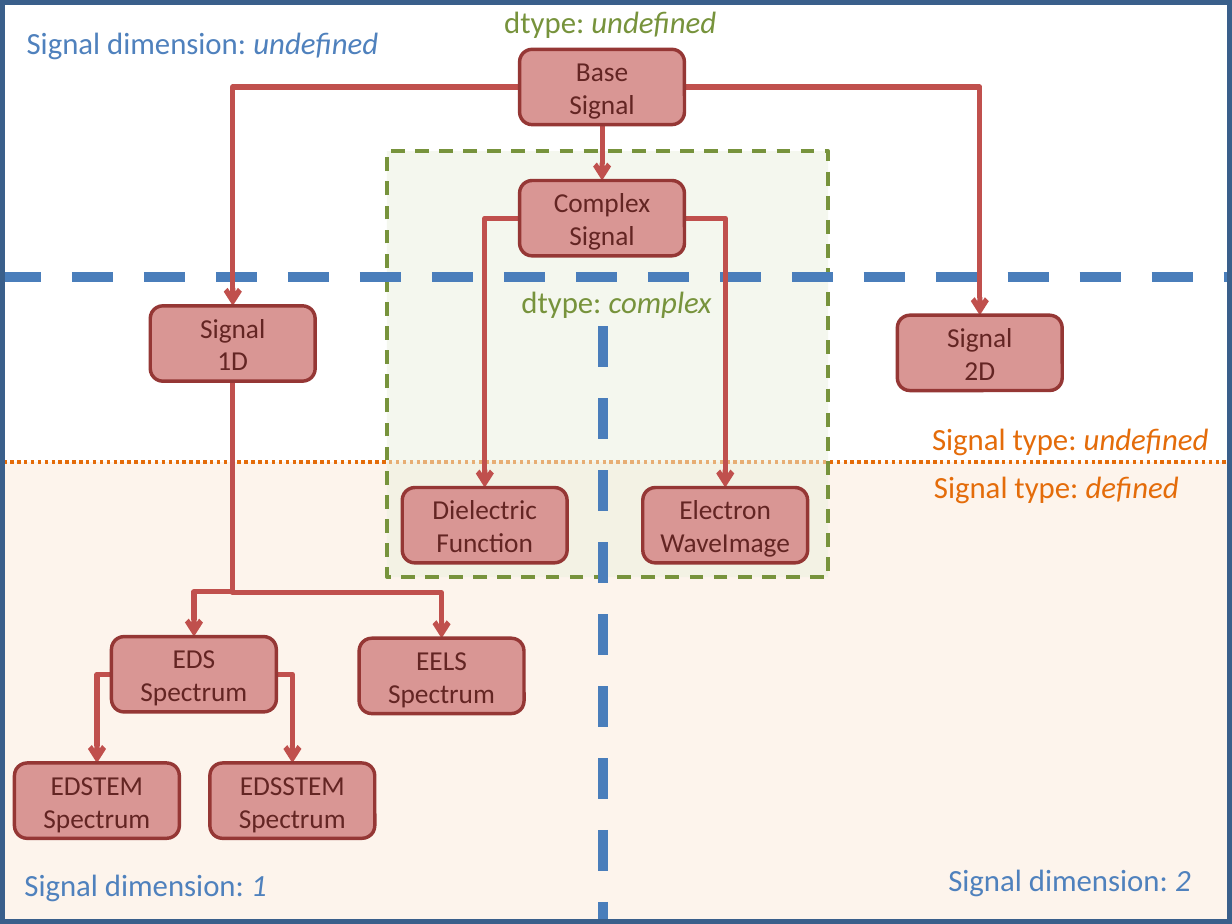
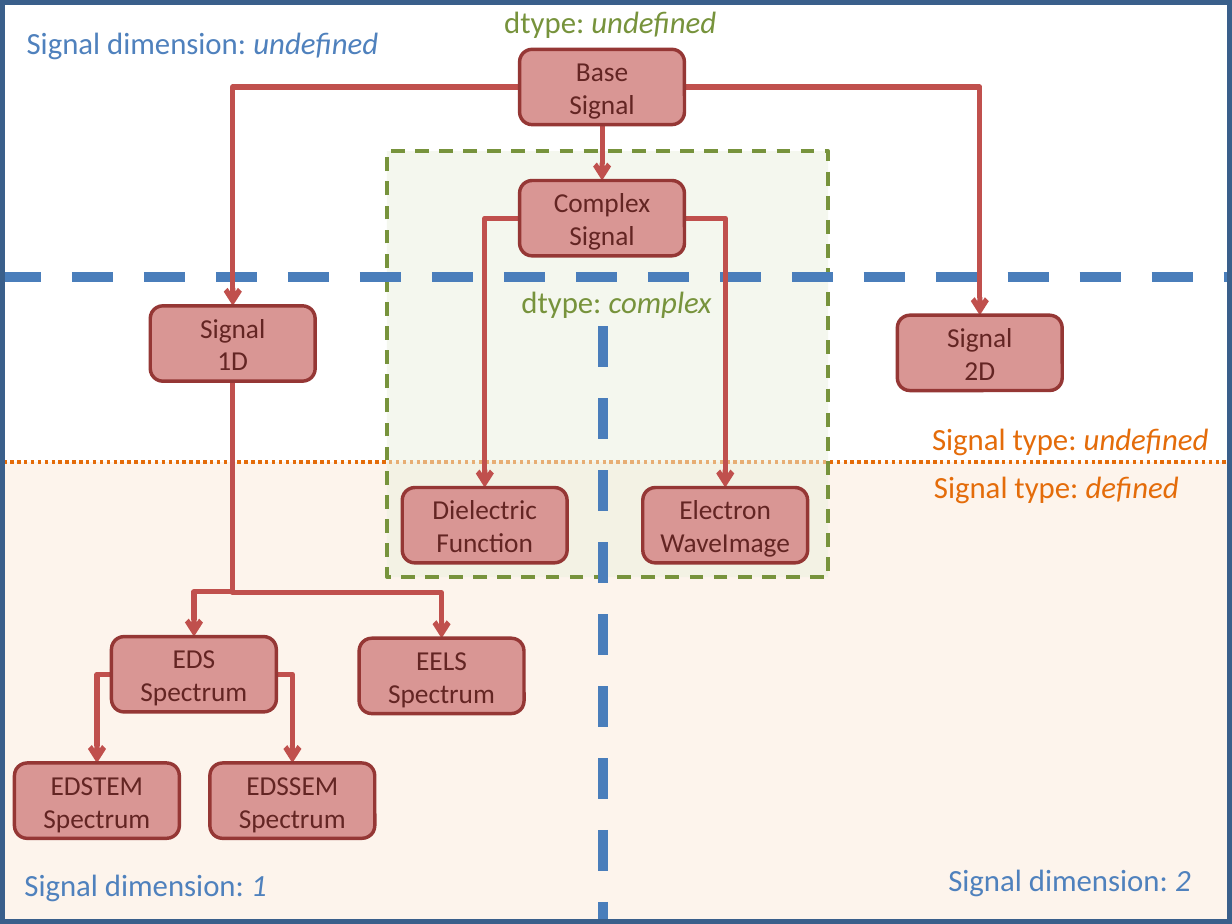
Before and after one commit to francisco-dlp/hyperspy, a slide deck: slide 1 of doc/user_guide/images/HyperSpySignalOverview.pptx. Drawn at 1232x924 pixels with LibreOffice and Linux fonts; fonts in the diff are those of the drawing. Boxes give left, top, right and bottom in pixels: in the first picture for what was removed or moved away, otherwise in the second. Text is boxed around its words. In the diff, an @@ line names an element or a change of style, - is before the commit and + after.

```diff
--- a/doc/user_guide/images/HyperSpySignalOverview.pptx
+++ b/doc/user_guide/images/HyperSpySignalOverview.pptx
@@ text in rounded rectangle at [246, 777, 338, 795]: text changed @@
-EDSSTEM
+EDSSEM
```
Also in this commit, not shown: 1 other file.
